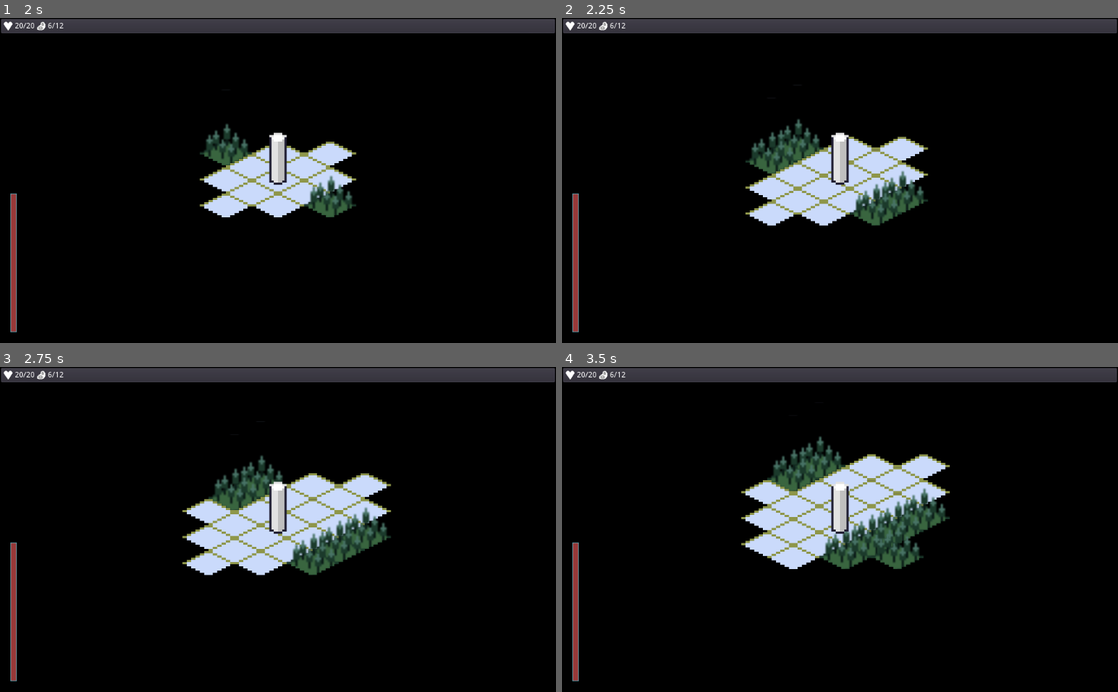
Above: before the commit, frames 1-4 (two rows, left to right).
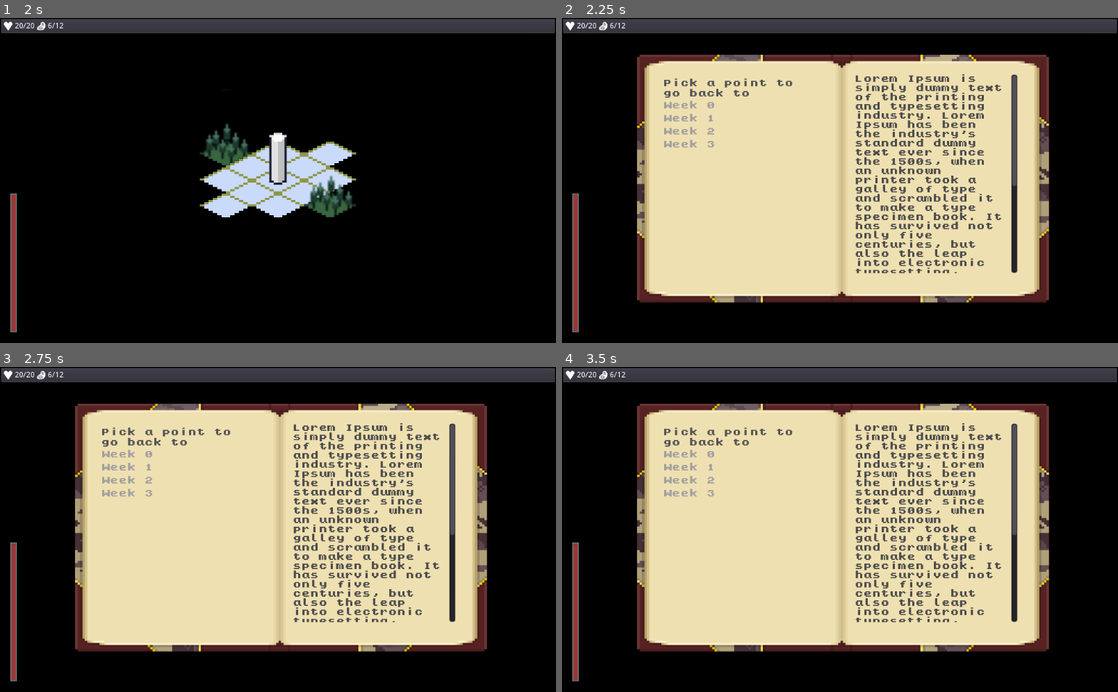
Above: after the commit, the same moments.

Repository: ZeeHatcher/project-forgotten
Game: Godot game, scene res://scenes/start_screen/start_screen.tscn
The game is run twice, just before and just after one commit, with the same random seed, the same clock (stepped at 60 frames per second) and the same inputs.
Inputs (mouse positions are in pixels of both pictures, inside the frame that each line leads up to):
- Up to frame 1 (2 s): tap Enter (ui_accept) at 0.5, 0.77 s; move the mouse to (400, 164) at 0.52 s; hold D (move_right) 0.53-1.25 s; tap Tab (journal, bound only after the commit) at 0.6 s; click (400, 164) at 0.67 s; click "Start" at 1.25 s
- Up to frame 2 (2.25 s): tap Enter (ui_accept) at 2 s; move the mouse to (728, 196) at 2.02 s; hold S (move_down) from 2.03 s (still down); tap Tab (journal, bound only after the commit) at 2.1 s
- Up to frame 3 (2.75 s): keep holding S (move_down); tap Enter (ui_accept) at 2.27 s
- Up to frame 4 (3.5 s): move the mouse to (895, 458) at 2.77 s; release S (move_down) at 2.78 s; hold D (move_right) from 2.78 s (still down); tap Tab (journal, bound only after the commit) at 2.85 s

Frame 1 is identical in both runs. In frame 2, 56% of the frame differs, in the area x 13-88%, y 11-88%; in frame 3, 56%; in frame 4, 56%.

Commit message:
added journal ui

Diff:
--- a/main.tscn
+++ b/main.tscn
@@ -16,7 +16,7 @@
 [ext_resource path="res://temperature_bar.gd" type="Script" id=14]
 [ext_resource path="res://misc/random_event_tiles.gd" type="Script" id=15]
 [ext_resource path="res://resources/terrain_tileset.tres" type="TileSet" id=16]
-[ext_resource path="res://misc/gamesave_service.gd" type="Script" id=17]
+[ext_resource path="res://ui/journal/journal.tscn" type="PackedScene" id=18]
 
 [node name="Main" type="Node2D"]
 script = ExtResource( 9 )
@@ -110,6 +110,9 @@
 
 [node name="Tween" type="Tween" parent="CanvasLayer/TemperatureBar"]
 
+[node name="Journal" parent="CanvasLayer" instance=ExtResource( 18 )]
+visible = false
+
 [node name="EventService" type="Node" parent="."]
 script = ExtResource( 5 )
 player = NodePath("../Player")
@@ -122,9 +125,6 @@
 script = ExtResource( 8 )
 final_event_name = "ruins"
 
-[node name="GameSaveService" type="Node" parent="."]
-script = ExtResource( 17 )
-
 [connection signal="unfog_cell" from="." to="WorldFog" method="_on_unfog_cell"]
 [connection signal="event_triggered" from="Terrain" to="EventService" method="start_event"]
 [connection signal="event_triggered" from="EventTiles" to="EventService" method="start_event"]
--- a/misc/gamesave_service.gd
+++ /dev/null
@@ -1,13 +0,0 @@
-class_name GameSaveService
-extends Node
-
-
-var _save
-
-
-func _ready():
-	pass # Replace with function body.
-
-
-func _process(delta):
-	pass
--- a/project.godot
+++ b/project.godot
@@ -49,11 +49,6 @@
 "language": "GDScript",
 "path": "res://misc/gameover_service.gd"
 }, {
-"base": "Node",
-"class": "GameSaveService",
-"language": "GDScript",
-"path": "res://misc/gamesave_service.gd"
-}, {
 "base": "Resource",
 "class": "Health",
 "language": "GDScript",
@@ -93,7 +88,6 @@
 "EventTiles": "",
 "Food": "",
 "GameOverService": "",
-"GameSaveService": "",
 "Health": "",
 "Inventory": "",
 "Player": "",
@@ -149,6 +143,11 @@
 , Object(InputEventKey,"resource_local_to_scene":false,"resource_name":"","device":0,"alt":false,"shift":false,"control":false,"meta":false,"command":false,"pressed":false,"scancode":16777233,"physical_scancode":0,"unicode":0,"echo":false,"script":null)
  ]
 }
+journal={
+"deadzone": 0.5,
+"events": [ Object(InputEventKey,"resource_local_to_scene":false,"resource_name":"","device":0,"alt":false,"shift":false,"control":false,"meta":false,"command":false,"pressed":false,"scancode":16777218,"physical_scancode":0,"unicode":0,"echo":false,"script":null)
+ ]
+}
 
 [physics]
 
--- a/test.gd
+++ b/test.gd
@@ -11,6 +11,8 @@
 onready var _terrain := $Terrain
 onready var _event_tiles := $EventTiles
 onready var _event_service := $EventService
+onready var _journal := $CanvasLayer/Journal
+
 
 func _ready():
 	unfog_tilemap(_player.global_position, 3)
@@ -43,6 +45,8 @@
 		save_game()
 	if Input.is_action_just_pressed("ui_cancel"):
 		load_game()
+	if Input.is_action_just_pressed("journal"):
+		_journal.show()
 
 
 func get_tilemap_data(tilemap) -> Dictionary:
--- a/themes/default_body.tres
+++ b/themes/default_body.tres
@@ -1,9 +1,39 @@
-[gd_resource type="Theme" load_steps=3 format=2]
+[gd_resource type="Theme" load_steps=9 format=2]
 
 [ext_resource path="res://assets/fonts/kongtext/kongtext.ttf" type="DynamicFontData" id=1]
 
 [sub_resource type="DynamicFont" id=1]
 font_data = ExtResource( 1 )
 
+[sub_resource type="StyleBoxEmpty" id=8]
+
+[sub_resource type="StyleBoxFlat" id=9]
+bg_color = Color( 1, 1, 1, 0 )
+
+[sub_resource type="StyleBoxEmpty" id=4]
+
+[sub_resource type="StyleBoxEmpty" id=5]
+
+[sub_resource type="StyleBoxEmpty" id=6]
+
+[sub_resource type="StyleBoxEmpty" id=7]
+
 [resource]
 default_font = SubResource( 1 )
+Fonts/base_type = "font"
+Fonts/fonts/large = SubResource( 1 )
+Fonts/fonts/normal = SubResource( 1 )
+ItemList/colors/font_color = Color( 0.63, 0.63, 0.63, 1 )
+ItemList/colors/font_color_selected = Color( 1, 1, 1, 1 )
+ItemList/colors/guide_color = Color( 0, 0, 0, 0 )
+ItemList/constants/hseparation = 0
+ItemList/constants/icon_margin = 0
+ItemList/constants/line_separation = 0
+ItemList/constants/vseparation = 4
+ItemList/fonts/font = SubResource( 1 )
+ItemList/styles/bg = SubResource( 8 )
+ItemList/styles/bg_focus = SubResource( 9 )
+ItemList/styles/cursor = SubResource( 4 )
+ItemList/styles/cursor_unfocused = SubResource( 5 )
+ItemList/styles/selected = SubResource( 6 )
+ItemList/styles/selected_focus = SubResource( 7 )
--- /dev/null
+++ b/ui/journal/journal.gd
@@ -0,0 +1,20 @@
+extends TextureRect
+
+
+func show() -> void:
+	visible = true
+	get_tree().paused = true
+
+
+func _load_save(index: int) -> void:
+	visible = false
+	get_tree().paused = false
+
+
+func _on_ItemList_item_selected(index):
+	print_debug("select " + str(index))
+
+
+func _on_ItemList_item_activated(index):
+	print_debug("loading " + str(index))
+	_load_save(index)
--- /dev/null
+++ b/ui/journal/journal.tscn
@@ -0,0 +1,61 @@
+[gd_scene load_steps=4 format=2]
+
+[ext_resource path="res://assets/images/book.png" type="Texture" id=1]
+[ext_resource path="res://themes/default_body.tres" type="Theme" id=2]
+[ext_resource path="res://ui/journal/journal.gd" type="Script" id=3]
+
+[node name="Journal" type="TextureRect"]
+pause_mode = 2
+margin_right = 1026.0
+margin_bottom = 597.0
+theme = ExtResource( 2 )
+texture = ExtResource( 1 )
+expand = true
+script = ExtResource( 3 )
+
+[node name="LeftPage" type="VBoxContainer" parent="."]
+margin_left = 186.0
+margin_top = 112.0
+margin_right = 458.0
+margin_bottom = 486.0
+
+[node name="Label4" type="Label" parent="LeftPage"]
+margin_right = 272.0
+margin_bottom = 35.0
+custom_colors/font_color = Color( 0.337255, 0.337255, 0.337255, 1 )
+text = "Pick a point to go back to"
+autowrap = true
+
+[node name="ItemList" type="ItemList" parent="LeftPage"]
+margin_top = 39.0
+margin_right = 272.0
+margin_bottom = 374.0
+size_flags_horizontal = 3
+size_flags_vertical = 3
+theme = ExtResource( 2 )
+items = [ "Week 0", null, false, "Week 1", null, false, "Week 2", null, false, "Week 3", null, false ]
+__meta__ = {
+"_editor_description_": ""
+}
+
+[node name="RightPage" type="ScrollContainer" parent="."]
+anchor_left = 1.0
+anchor_right = 1.0
+anchor_bottom = 1.0
+margin_left = -487.0
+margin_top = 104.0
+margin_right = -187.0
+margin_bottom = -126.0
+scroll_horizontal_enabled = false
+
+[node name="RichTextLabel" type="RichTextLabel" parent="RightPage"]
+margin_right = 300.0
+margin_bottom = 367.0
+size_flags_horizontal = 3
+size_flags_vertical = 3
+custom_colors/default_color = Color( 0.305882, 0.305882, 0.305882, 1 )
+bbcode_text = "Lorem Ipsum is simply dummy text of the printing and typesetting industry. Lorem Ipsum has been the industry's standard dummy text ever since the 1500s, when an unknown printer took a galley of type and scrambled it to make a type specimen book. It has survived not only five centuries, but also the leap into electronic typesetting, remaining essentially unchanged. It was popularised in the 1960s with the release of Letraset sheets containing Lorem Ipsum passages, and more recently with desktop publishing software like Aldus PageMaker including versions of Lorem Ipsum."
+text = "Lorem Ipsum is simply dummy text of the printing and typesetting industry. Lorem Ipsum has been the industry's standard dummy text ever since the 1500s, when an unknown printer took a galley of type and scrambled it to make a type specimen book. It has survived not only five centuries, but also the leap into electronic typesetting, remaining essentially unchanged. It was popularised in the 1960s with the release of Letraset sheets containing Lorem Ipsum passages, and more recently with desktop publishing software like Aldus PageMaker including versions of Lorem Ipsum."
+
+[connection signal="item_activated" from="LeftPage/ItemList" to="." method="_on_ItemList_item_activated"]
+[connection signal="item_selected" from="LeftPage/ItemList" to="." method="_on_ItemList_item_selected"]
Binary file added: assets/images/book.gif
Binary file added: assets/images/book.png
Not shown, changed: .gitignore
